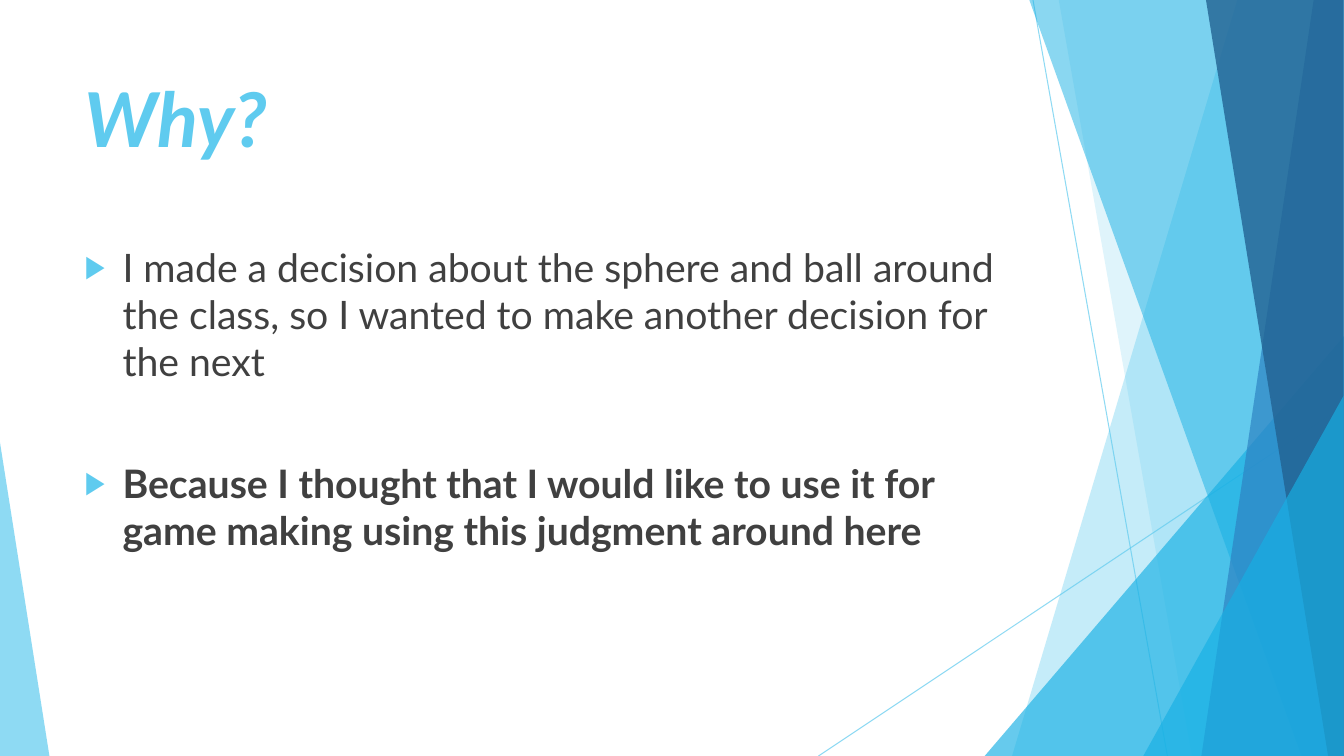
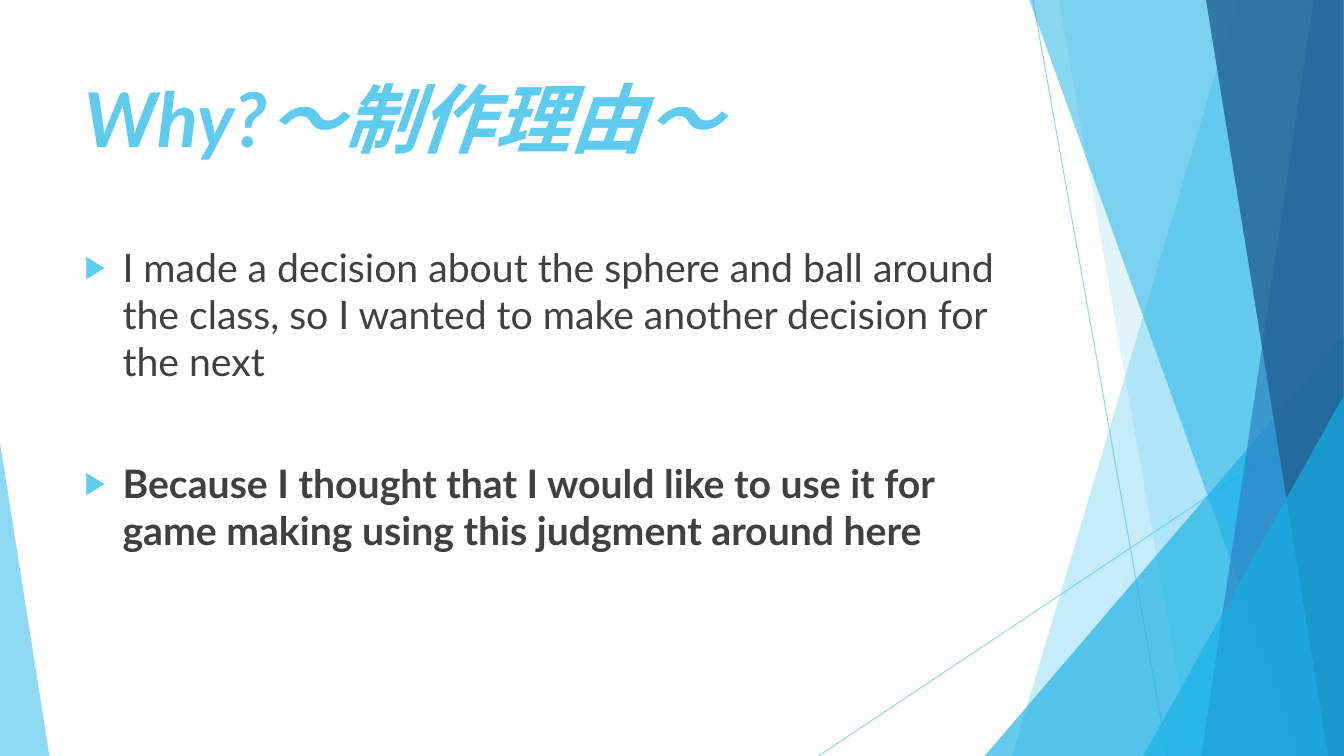
Before and after one commit to HimetyanSamaruha/Athletic, a slide deck: slide 3 of Athletic/MidPresentation.pptx. Drawn at 1344x756 pixels with LibreOffice and Linux fonts; fonts in the diff are those of the drawing. Boxes give left, top, right and bottom in pixels: in the first picture for what was removed or moved away, otherwise in the second. Text is boxed around its words. In the diff, an @@ line names an element or a change of style, - is before the commit and + after.

```diff
--- a/Athletic/MidPresentation.pptx
+++ b/Athletic/MidPresentation.pptx
@@ title at [85, 83, 721, 160]: text changed @@
-Why?
+Why?～制作理由～
```
Also in this commit, not shown: 5 other slides changed.
